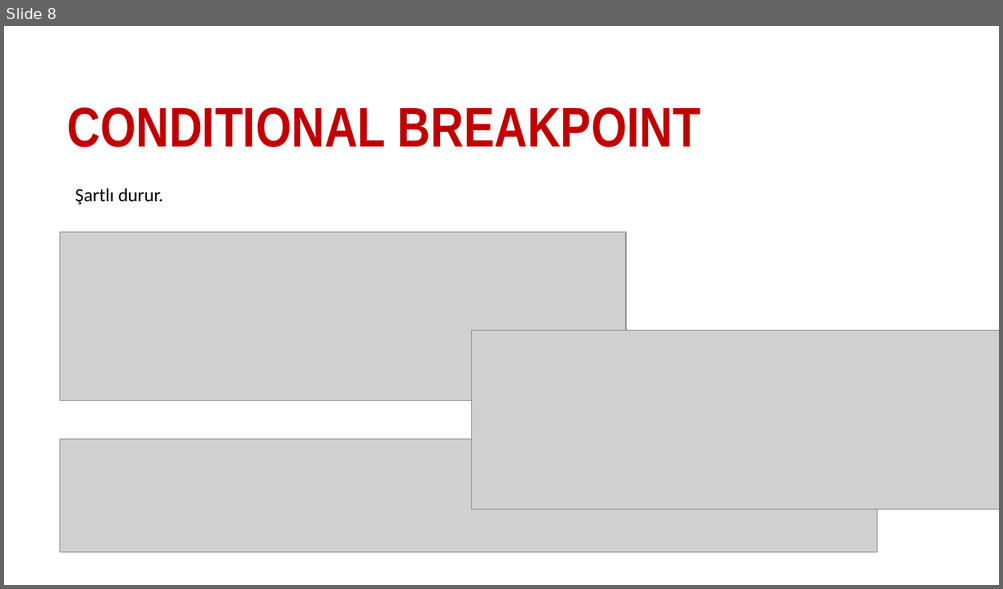
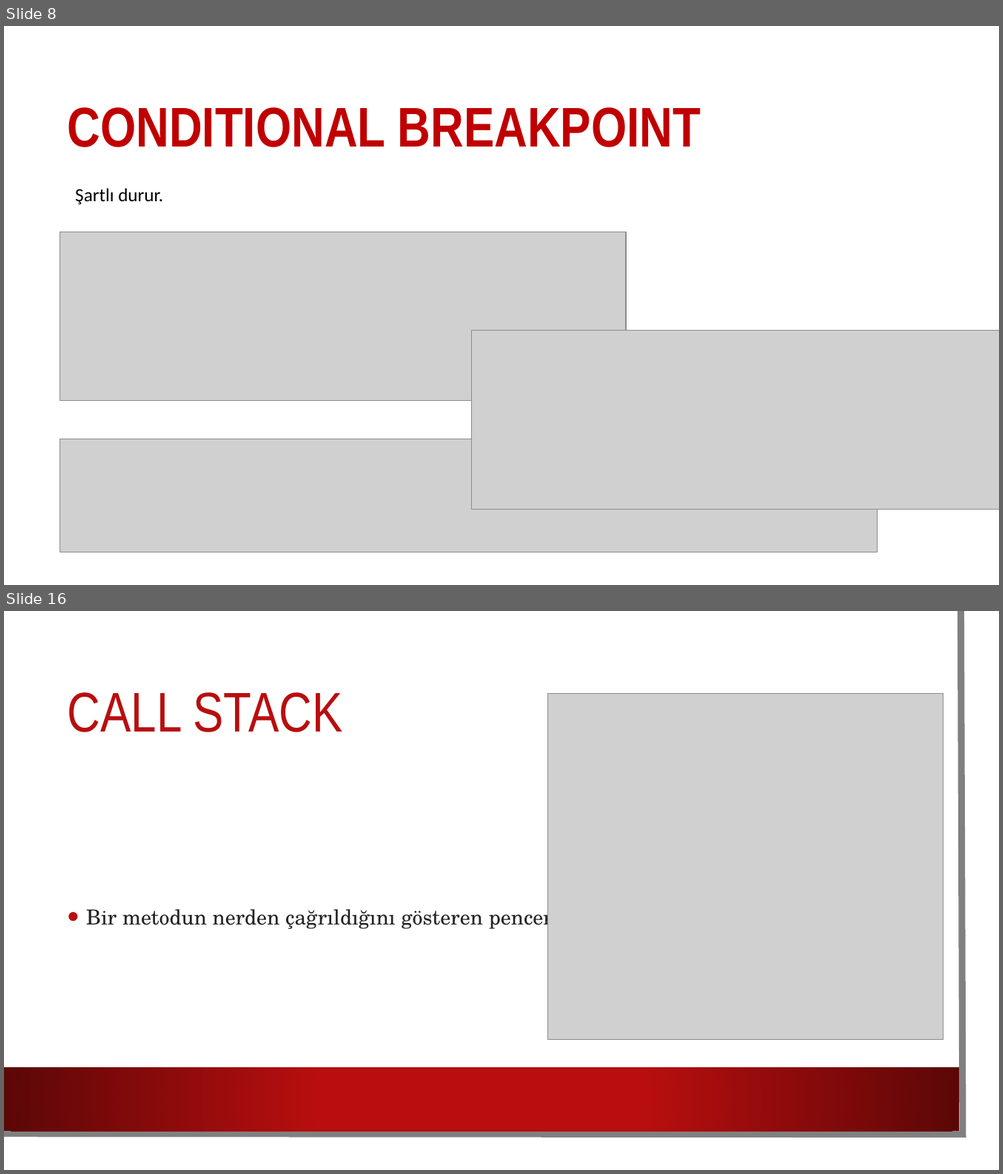
Before and after one commit to sametozalp/staj, a slide deck: debug.pptx. Shown one above the other, each under a label of ours: slide 8 before the commit, slides 8 and 16 after it; the slides between them are not shown. The pictures are 1003x589 and 1003x1174 pixels, drawn with LibreOffice and Linux fonts; fonts in the diff are those of the drawing; grey boxes stand for pictures; background and template pictures are left out. Boxes give left, top, right and bottom in pixels: in the first picture for what was removed or moved away, otherwise in the second. Text is boxed around its words. In the diff, an @@ line names an element or a change of style, - is before the commit and + after.

```diff
--- a/debug.pptx
+++ b/debug.pptx
@@ slide 16 added at <box>4,611,999,1170</box>, background picture (left out) @@
@@ rectangle added at <box>4,611,982,1153</box>, fill #FFFFFF @@
@@ freeform shape added at <box>4,611,963,1135</box>, outline #808080 6.5 pt @@
@@ title added at <box>68,692,343,732</box>, 54 pt, text #B80E0F @@
+CALL STACK
@@ picture added at <box>548,693,943,1040</box> @@
@@ text added at <box>86,905,595,931</box>, 20 pt, text #242424 @@
+• Bir metodun nerden çağrıldığını gösteren penceredir.
@@ rectangle added at <box>4,1068,959,1131</box>, fill gradient #B80E0F to #5C0707 @@
```
Also in this commit, not shown: 1 slide changed, 10 other slides added, 20 other files.
